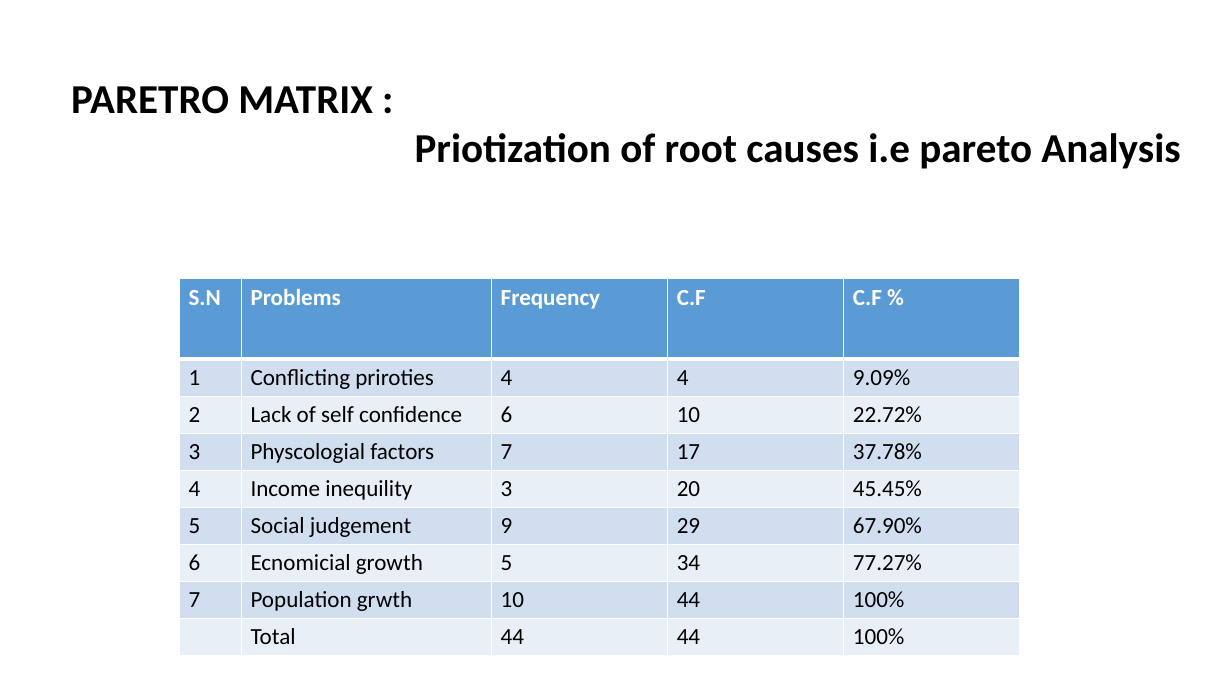
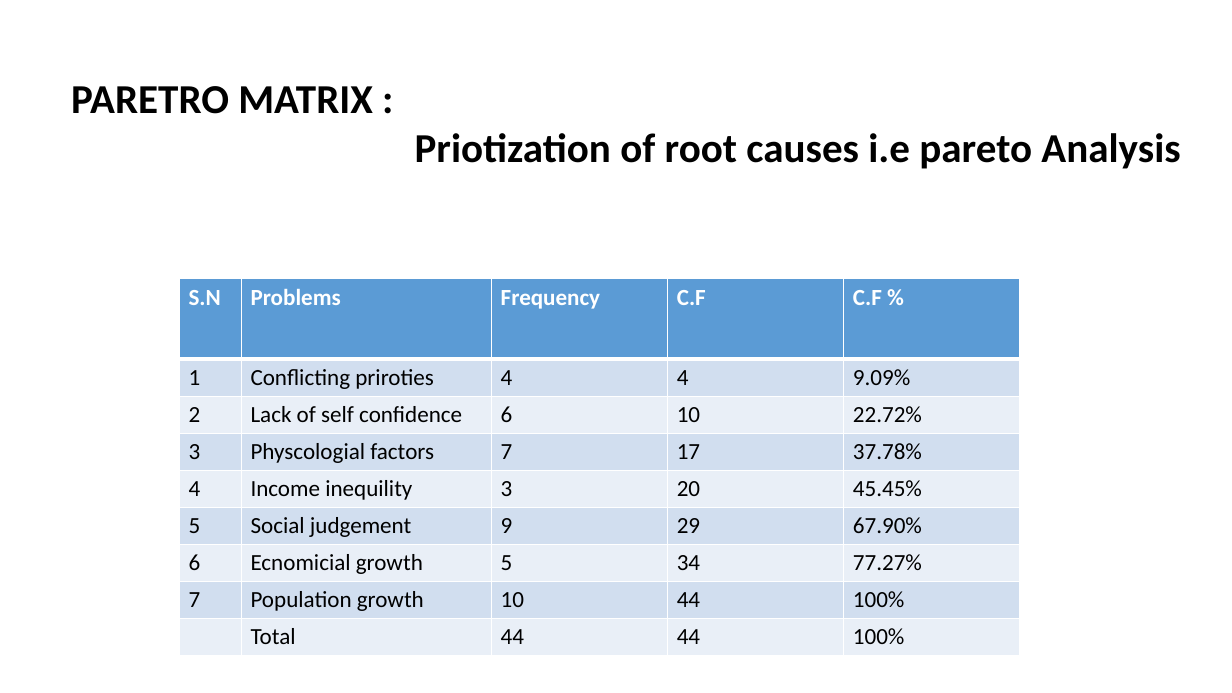
Before and after one commit to Sudeepdeve/Why-Why-, a slide deck: slide 3 of final.pptx. Drawn at 1232x693 pixels with LibreOffice and Linux fonts; fonts in the diff are those of the drawing. Boxes give left, top, right and bottom in pixels: in the first picture for what was removed or moved away, otherwise in the second. Text is boxed around its words. In the diff, an @@ line names an element or a change of style, - is before the commit and + after.

```diff
--- a/final.pptx
+++ b/final.pptx
@@ table at [179, 278, 1021, 654] @@
-row 8, column 2: Population grwth
+row 8, column 2: Population growth
```
Also in this commit, not shown: 2 other slides changed.
